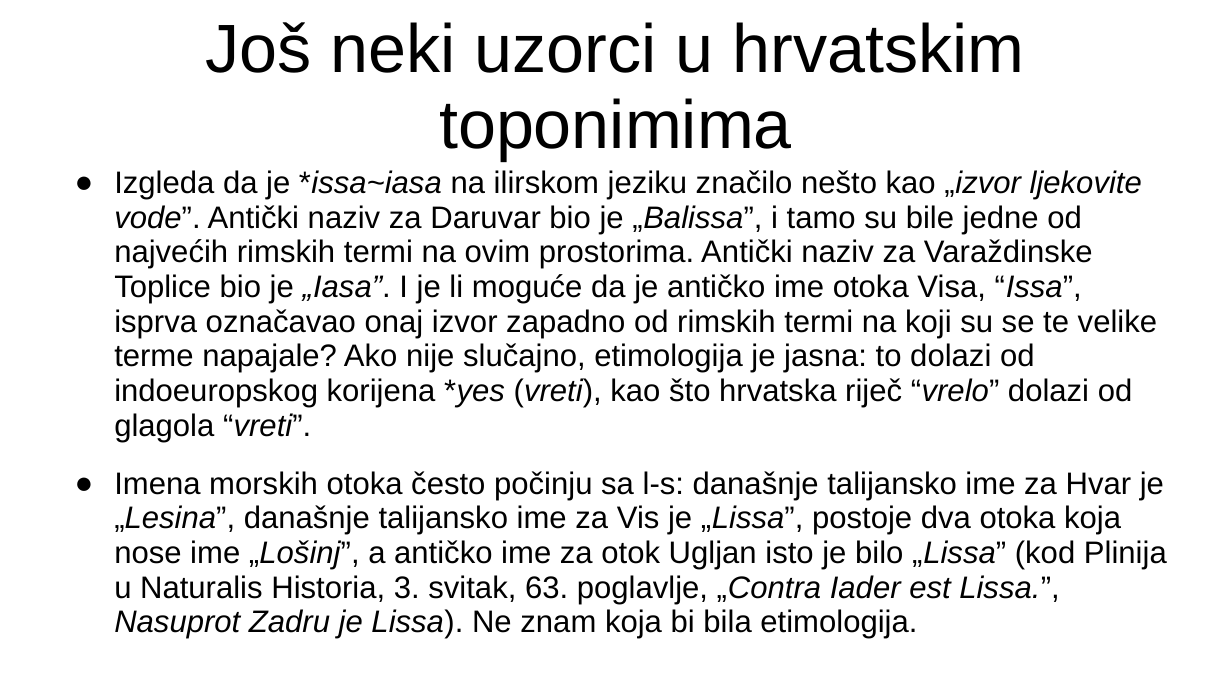
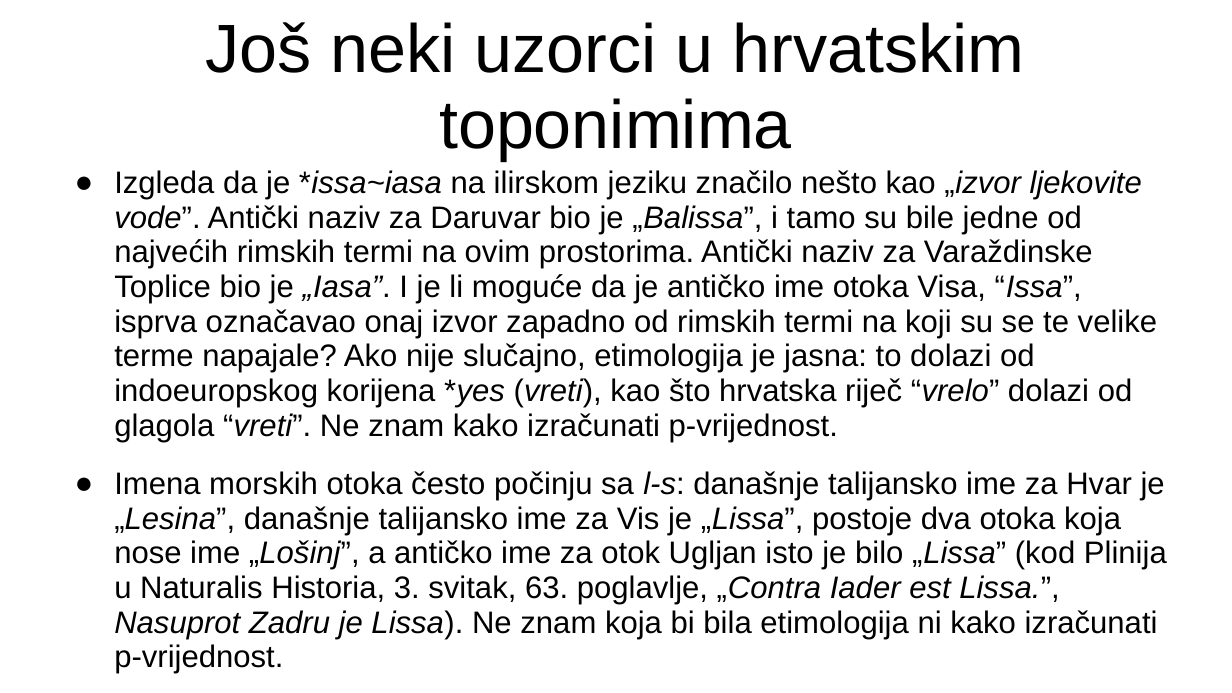
Before and after one commit to FlatAssembler/FlatAssembler.github.io, a slide deck: slide 24 of Karasica.ppt (slide 23 before the commit). Drawn at 1232x693 pixels with LibreOffice and Linux fonts; fonts in the diff are those of the drawing. Boxes give left, top, right and bottom in pixels: in the first picture for what was removed or moved away, otherwise in the second. Text is boxed around its words. In the diff, an @@ line names an element or a change of style, - is before the commit and + after.

```diff
--- a/Karasica.ppt
+++ b/Karasica.ppt
@@ text at (114,170,1167,674): text changed @@
-● Izgleda da je *issa~iasa na ilirskom jeziku značilo nešto kao „izvor ljekovite vode”. Antički naziv za Daruvar bio je „Balissa”, i tamo su bile jedne od najvećih rimskih termi na ovim prostorima. Antički naziv za Varaždinske Toplice bio je „Iasa”. I je li moguće da je antičko ime otoka Visa, “Issa”, isprva označavao onaj izvor zapadno od rimskih termi na koji su se te velike terme napajale? Ako nije slučajno, etimologija je jasna: to dolazi od indoeuropskog korijena *yes (vreti), kao što hrvatska riječ “vrelo” dolazi od glagola “vreti”.
-● Imena morskih otoka često počinju sa l-s: današnje talijansko ime za Hvar je „Lesina”, današnje talijansko ime za Vis je „Lissa”, postoje dva otoka koja nose ime „Lošinj”, a antičko ime za otok Ugljan isto je bilo „Lissa” (kod Plinija u Naturalis Historia, 3. svitak, 63. poglavlje, „Contra Iader est Lissa.”, Nasuprot Zadru je Lissa). Ne znam koja bi bila etimologija.
+● Izgleda da je *issa~iasa na ilirskom jeziku značilo nešto kao „izvor ljekovite vode”. Antički naziv za Daruvar bio je „Balissa”, i tamo su bile jedne od najvećih rimskih termi na ovim prostorima. Antički naziv za Varaždinske Toplice bio je „Iasa”. I je li moguće da je antičko ime otoka Visa, “Issa”, isprva označavao onaj izvor zapadno od rimskih termi na koji su se te velike terme napajale? Ako nije slučajno, etimologija je jasna: to dolazi od indoeuropskog korijena *yes (vreti), kao što hrvatska riječ “vrelo” dolazi od glagola “vreti”. Ne znam kako izračunati p-vrijednost.
+● Imena morskih otoka često počinju sa l-s: današnje talijansko ime za Hvar je „Lesina”, današnje talijansko ime za Vis je „Lissa”, postoje dva otoka koja nose ime „Lošinj”, a antičko ime za otok Ugljan isto je bilo „Lissa” (kod Plinija u Naturalis Historia, 3. svitak, 63. poglavlje, „Contra Iader est Lissa.”, Nasuprot Zadru je Lissa). Ne znam koja bi bila etimologija ni kako izračunati p-vrijednost.
```
Also in this commit, not shown: 1 other slide changed, 1 slide added.
